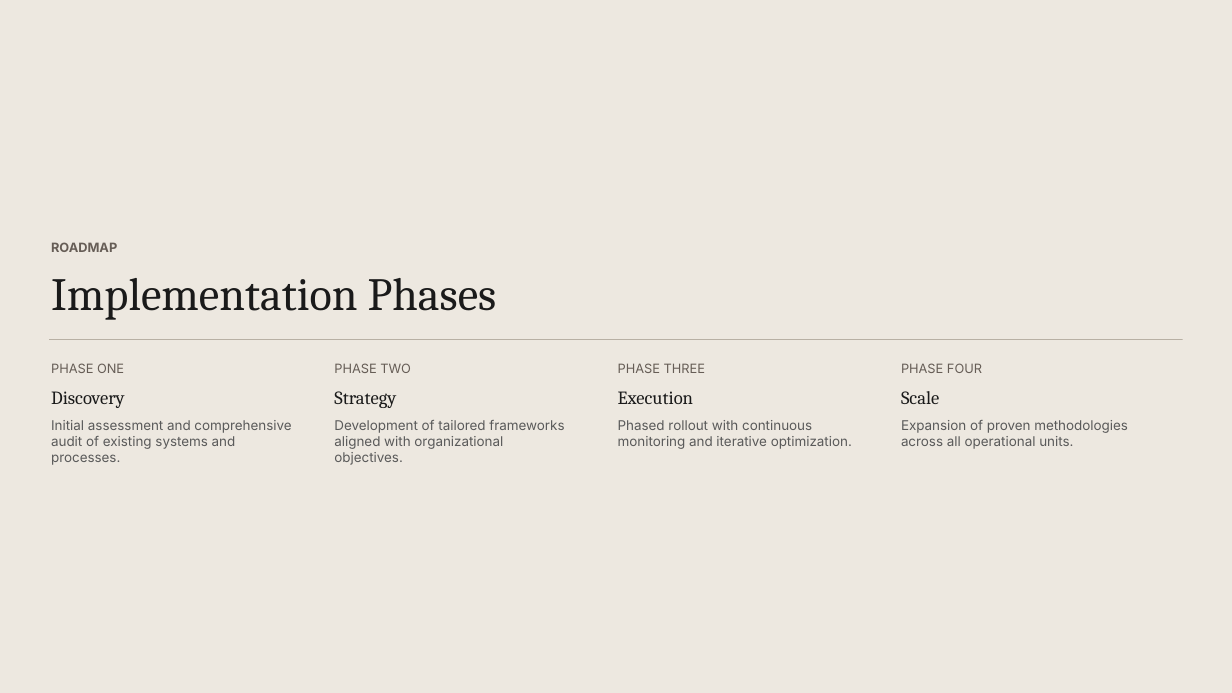
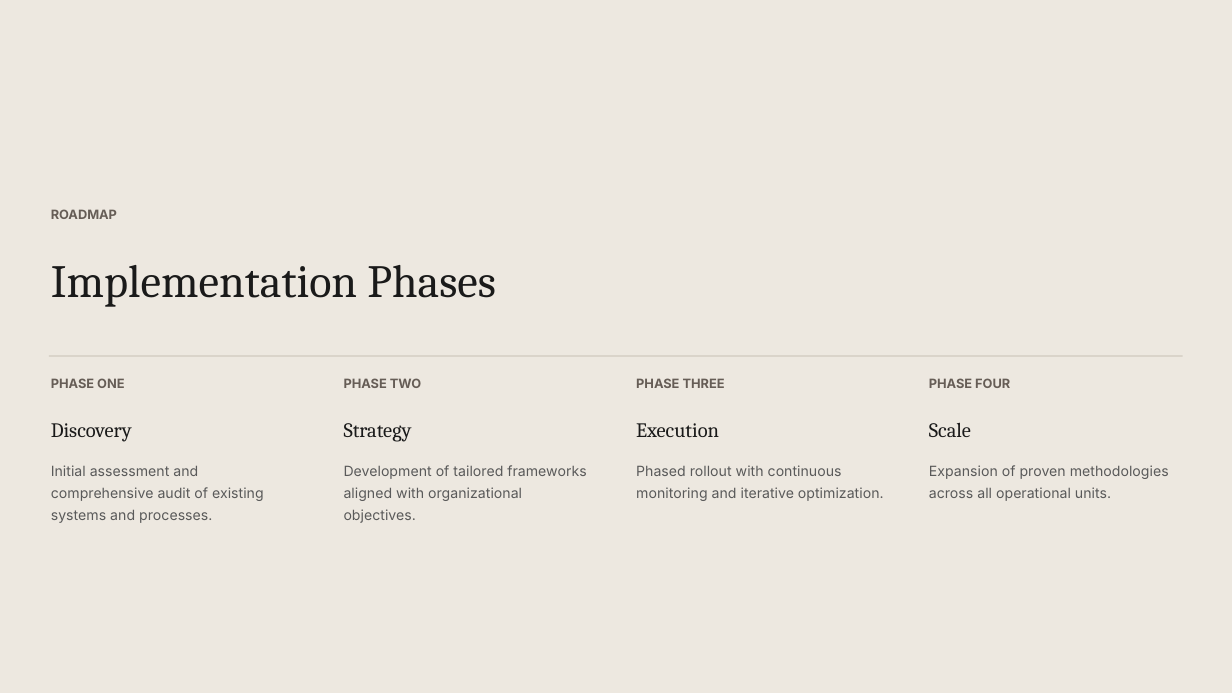
Before and after one commit to hustcer/pptx-nova, a slide deck: slide 8 of pptx-nova/assets/examples/cartesian/deck.pptx. Drawn at 1232x693 pixels with LibreOffice and Linux fonts; fonts in the diff are those of the drawing. Boxes give left, top, right and bottom in pixels: in the first picture for what was removed or moved away, otherwise in the second. Text is boxed around its words. In the diff, an @@ line names an element or a change of style, - is before the commit and + after.

```diff
--- a/pptx-nova/assets/examples/cartesian/deck.pptx
+++ b/pptx-nova/assets/examples/cartesian/deck.pptx
@@ text "ROADMAP" at <box>51,209,117,219</box>: line spacing 1 to 1.2 @@
@@ text "ROADMAP": place and size @@
-text "ROADMAP" at <box>51,242,117,252</box>
+text "ROADMAP" at <box>51,209,117,219</box>
@@ text "Implementation Phases": place and size @@
-text "Implementation Phases" at <box>51,278,497,320</box>
+text "Implementation Phases" at <box>51,265,496,307</box>
@@ text "Implementation Phases" at <box>51,265,496,307</box>: line spacing 1 to 1.2 @@
@@ rectangle: place and size @@
-rectangle at <box>49,339,1183,340</box>
+rectangle at <box>49,356,1183,357</box>
@@ text "PHASE ONE": place and size @@
-text "PHASE ONE" at <box>51,363,124,373</box>
+text "PHASE ONE" at <box>51,378,124,388</box>
@@ text "PHASE TWO": place and size @@
-text "PHASE TWO" at <box>334,363,411,373</box>
+text "PHASE TWO" at <box>344,378,421,388</box>
@@ text "PHASE THREE": place and size @@
-text "PHASE THREE" at <box>618,363,705,373</box>
+text "PHASE THREE" at <box>636,378,725,388</box>
@@ bold on; line spacing 1 to 1.2 in 4 elements at <box>51,378,124,388</box>, <box>344,378,421,388</box>, <box>636,378,725,388</box>, <box>929,378,1010,388</box> @@
@@ text "PHASE FOUR": place and size @@
-text "PHASE FOUR" at <box>901,363,982,373</box>
+text "PHASE FOUR" at <box>929,378,1010,388</box>
@@ text "Discovery": place and size @@
-text "Discovery" at <box>51,391,125,408</box>
+text "Discovery" at <box>51,423,132,442</box>
@@ text "Strategy": place and size @@
-text "Strategy" at <box>334,391,396,408</box>
+text "Strategy" at <box>344,423,412,442</box>
@@ text "Execution": place and size @@
-text "Execution" at <box>618,391,693,404</box>
+text "Execution" at <box>636,423,719,437</box>
@@ size 14.5 to 16 pt; line spacing 1 to 1.2 in 4 elements at <box>51,423,132,442</box>, <box>344,423,412,442</box>, <box>636,423,719,437</box>, <box>929,422,971,437</box> @@
@@ text "Scale": place and size @@
-text "Scale" at <box>901,391,939,404</box>
+text "Scale" at <box>929,422,971,437</box>
@@ text "Initial assessment and comprehensive audit ...": place and size @@
-text "Initial assessment and comprehensive audit ..." at <box>51,420,291,465</box>
+text "Initial assessment and comprehensive audit ..." at <box>51,465,264,523</box>
@@ text "Development of tailored frameworks aligned ...": place and size @@
-text "Development of tailored frameworks aligned ..." at <box>334,420,564,465</box>
+text "Development of tailored frameworks aligned ..." at <box>344,465,586,523</box>
@@ text "Phased rollout with continuous monitoring ...": place and size @@
-text "Phased rollout with continuous monitoring ..." at <box>618,420,852,449</box>
+text "Phased rollout with continuous monitoring ..." at <box>636,465,884,501</box>
@@ size 10.5 to 11 pt; line spacing 1 to 1.3 in 4 elements at <box>51,465,264,523</box>, <box>344,465,586,523</box>, <box>636,465,884,501</box>, <box>929,465,1169,501</box> @@
@@ text "Expansion of proven methodologies across ...": place and size @@
-text "Expansion of proven methodologies across ..." at <box>901,420,1128,449</box>
+text "Expansion of proven methodologies across ..." at <box>929,465,1169,501</box>
```
Also in this commit, not shown: 9 other slides changed, 44 other files.
